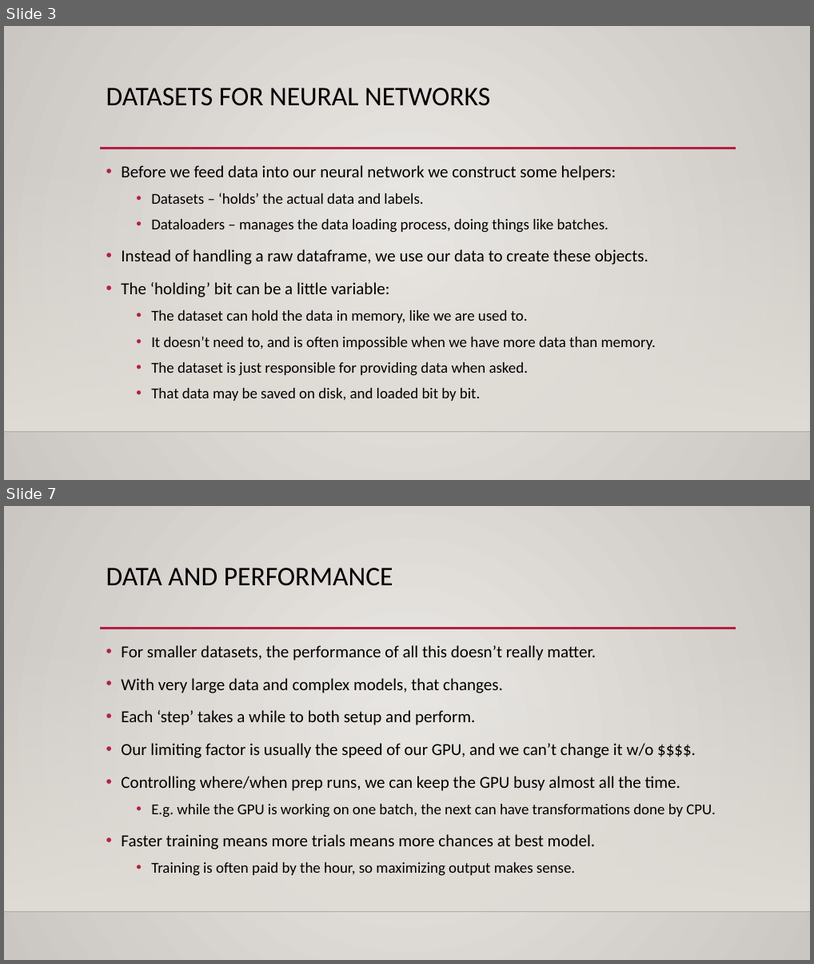
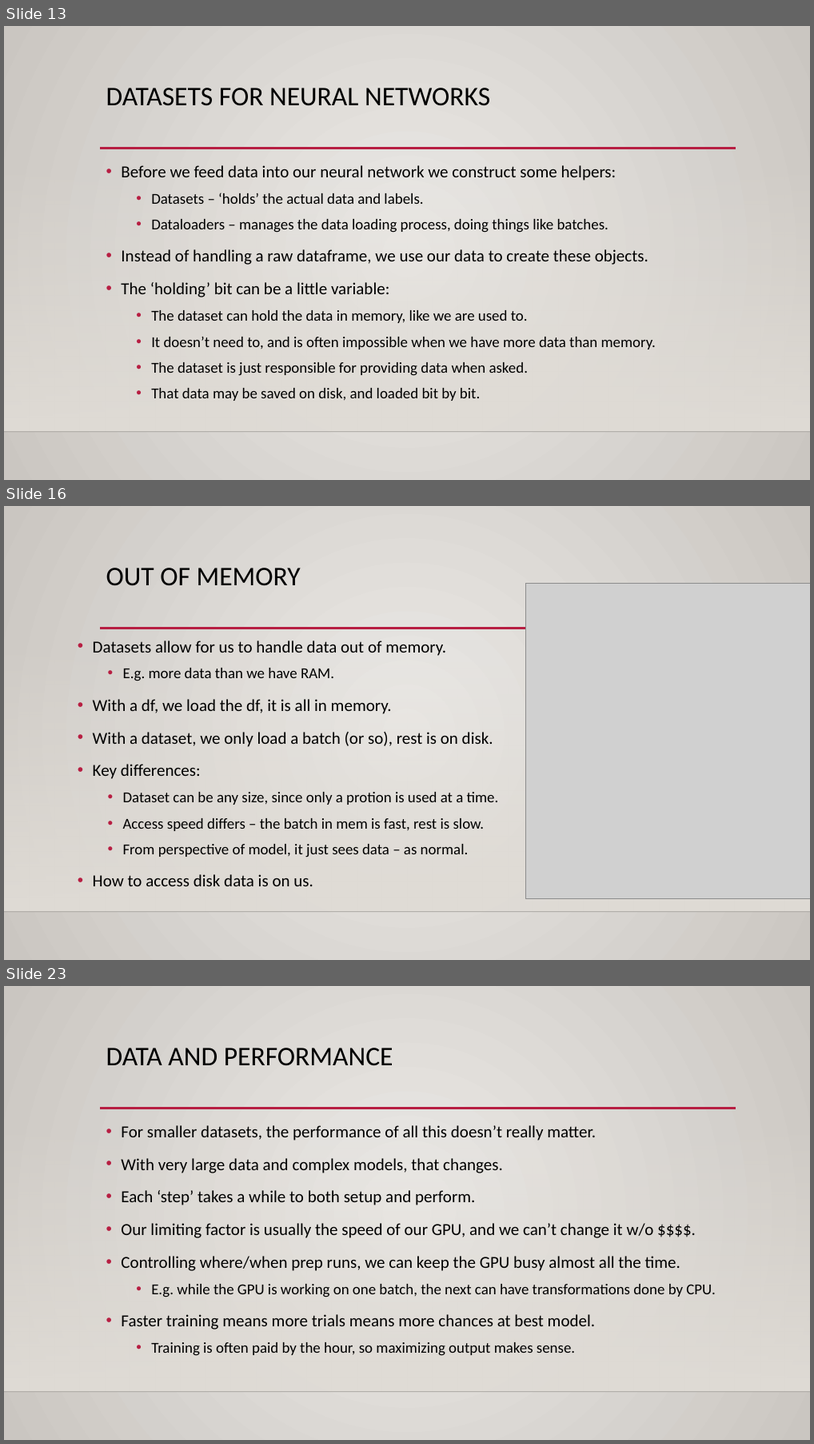
Before and after one commit to AkeemSemperDataScience/Intro_to_Machine_Learning_Students, a slide deck: reference_content/Slides/pytorch_data.pptx. Shown one above the other, each under a label of ours: slides 3 and 7 before the commit, slides 13, 16 and 23 after it; the slides between them are not shown. The pictures are 814x964 and 814x1444 pixels, drawn with LibreOffice and Linux fonts; fonts in the diff are those of the drawing; grey boxes stand for pictures; background and template pictures are left out. Boxes give left, top, right and bottom in pixels: in the first picture for what was removed or moved away, otherwise in the second. Text is boxed around its words. In the diff, an @@ line names an element or a change of style, - is before the commit and + after.

```diff
--- a/reference_content/Slides/pytorch_data.pptx
+++ b/reference_content/Slides/pytorch_data.pptx
@@ slide 16 added at (x1=4, y1=506, x2=810, y2=960), background gradient #ECEAE7 to #CAC7C1; not listed: 3 template elements that a slide beside it also shows @@
@@ title added at (x1=106, y1=568, x2=301, y2=586), 32 pt, text #000000 @@
+OUT OF MEMORY
@@ picture added at (x1=526, y1=583, x2=810, y2=899) @@
@@ text added at (x1=93, y1=640, x2=499, y2=886), 18 pt, text #000000 @@
+• Datasets allow for us to handle data out of memory.
+  • E.g. more data than we have RAM.
+• With a df, we load the df, it is all in memory.
+• With a dataset, we only load a batch (or so), rest is on disk.
+• Key differences:
+  • Dataset can be any size, since only a protion is used at a time.
+  • Access speed differs – the batch in mem is fast, rest is slow.
+  • From perspective of model, it just sees data – as normal.
+• How to access disk data is on us.
@@ what was slide 3 is now slide 13 @@
@@ what was slide 7 is now slide 23 @@
```
Also in this commit, not shown: 7 slides changed, 19 other slides added, 2 slides removed, 5 other files.
